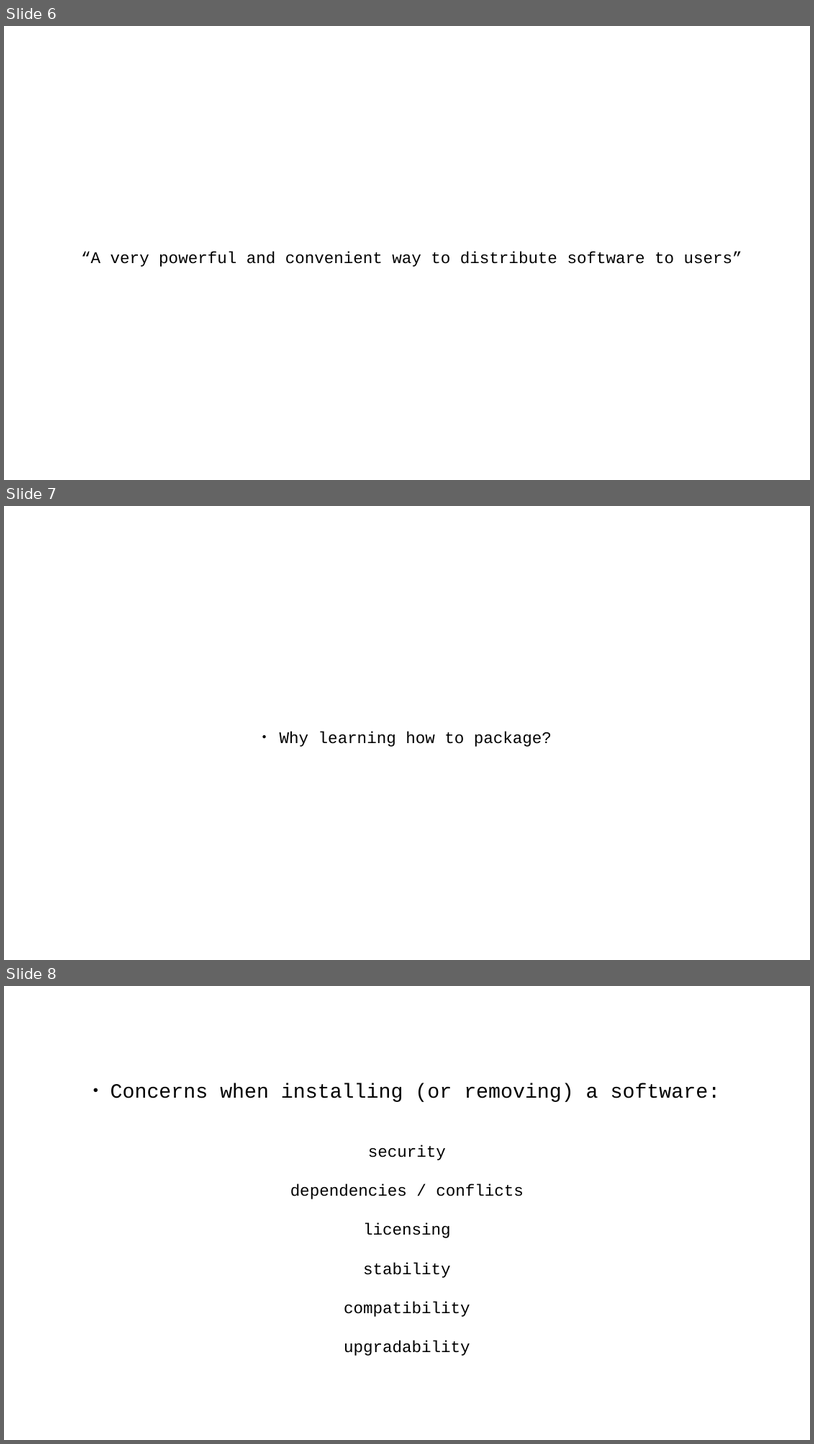
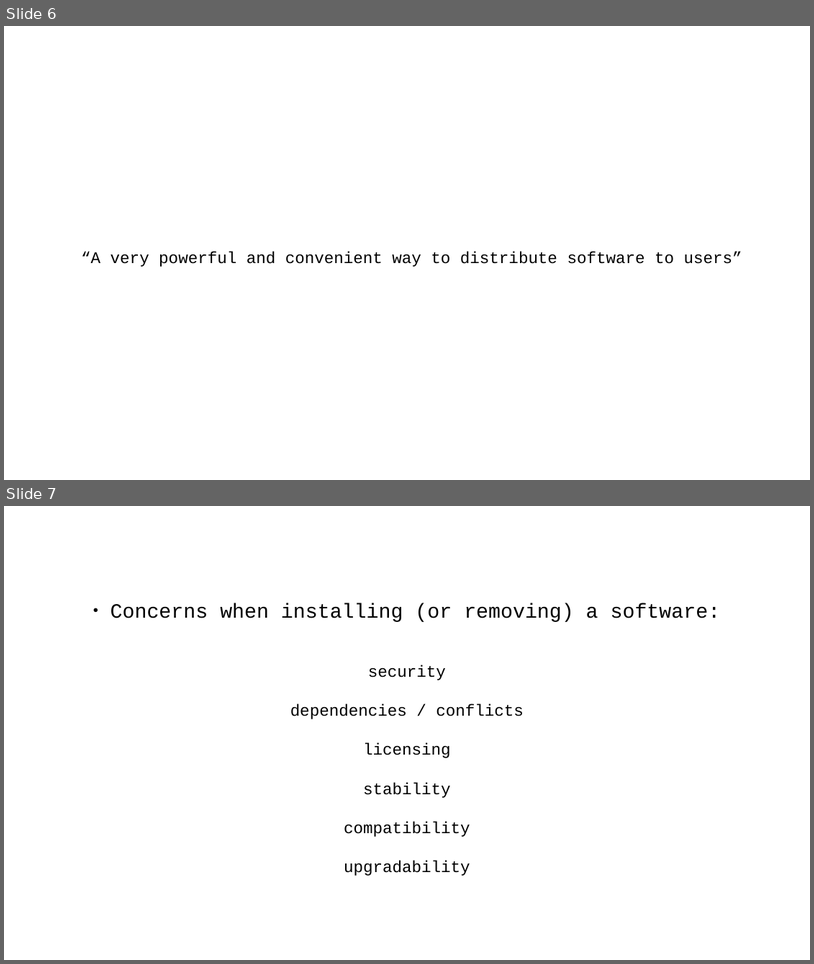
Before and after one commit to tiagovaz/vanier-flossday-2024, a slide deck: debian_packaging_tutorial.odp. Shown one above the other, each under a label of ours: slides 6, 7 and 8 before the commit, slides 6 and 7 after it. The pictures are 814x1444 and 814x964 pixels, drawn with LibreOffice and Linux fonts; fonts in the diff are those of the drawing. Boxes give left, top, right and bottom in pixels: in the first picture for what was removed or moved away, otherwise in the second. Text is boxed around its words. In the diff, an @@ line names an element or a change of style, - is before the commit and + after.

```diff
--- a/debian_packaging_tutorial.odp
+++ b/debian_packaging_tutorial.odp
@@ slide 7 removed at [4,506,810,960], background #FFFFFF @@
@@ subtitle removed at [280,731,552,746] @@
-● Why learning how to package?
@@ what was slide 8 is now slide 7 @@
```
Also in this commit, not shown: 1 slide added, 1 other slide removed.
